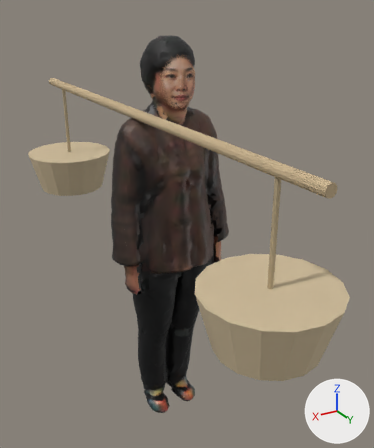
The glTF model public/models/ma/nhanvat/tp-010.glb: old version first, new version second.
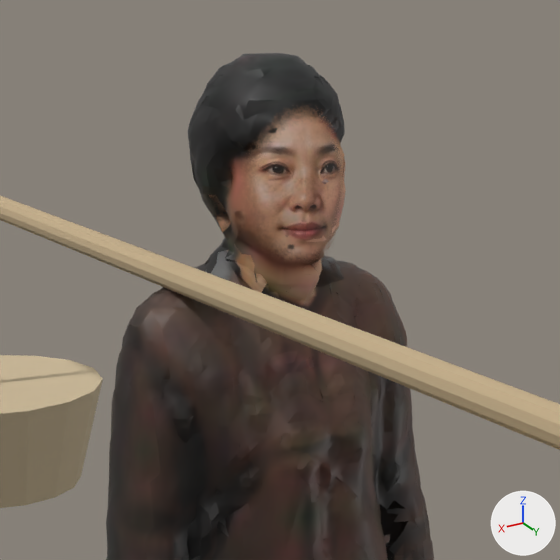
Each version appears first whole from a 50 mm camera at (0.923, 1.656, 1.72) aimed at (-0.072, -0.004, 0.89), and next in a close-up on the part from 20% to 72% of the width and 4% to 48% of the height. The axes (+X, +Y, +Z) are drawn at lower right. The lights are the same throughout. The last two pictures show the newer version. Vertices at exactly the same position are counted once.

The first close-up shows 'Body', 'Ganh'.
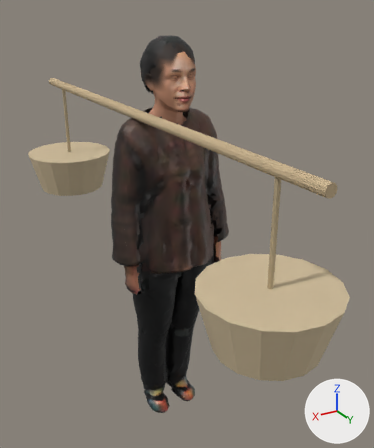
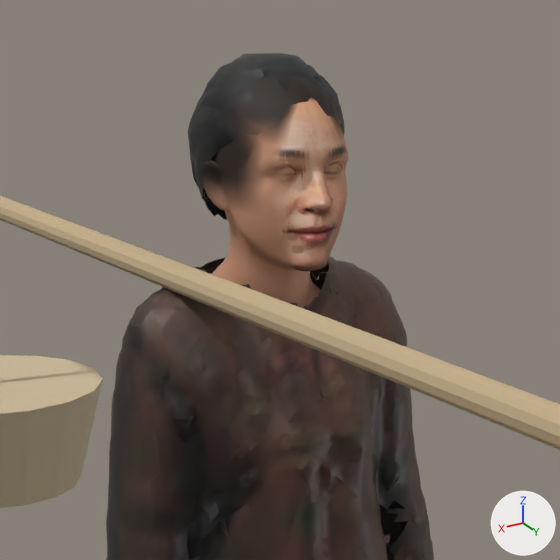
Boxes [x1, y1, x2, y2] around the edits, measured in the close-ups (560 x 560 px):
part 1 of me_body, built on: before [195, 105, 344, 303]; after [200, 74, 348, 309]
part 2 of me_body, recoloured: before [243, 141, 342, 269]; after [236, 173, 345, 253]

What changed in the scene script:
```text
Add img_dau_chuan:
    img_dau_chuan = load_image('dau-chuan', '_unpacked/dau-chuan', 1024, 1024, 'sRGB')
Add mat_dauchuan:
    mat_dauchuan = bpy.data.materials.new('DauChuan')
    # uses the picture img_dau_chuan
Change me_body:
    used by ob_body; location = (0.0, 0.0, 0.0)
    remove me_body.from_pydata(...)  # 12106 vertices, 17310 faces; spans x -0.26..0.26, y -0.16..0.15, z 0.0..1.61
    add me_body.from_pydata(...)  # 13282 vertices, 18988 faces; spans x -0.26..0.26, y -0.16..0.15, z 0.0..1.61
    me_body part 1: 106 vertices moved from x -0.06..0.09, y -0.01..0.09, z 1.34..1.57 to x -0.07..0.09, y -0.01..0.1, z 1.34..1.57; 882 vertices removed from x -0.11..0.11, y -0.08..0.09, z 1.32..1.58; 2058 vertices added at x -0.1..0.1, y -0.1..0.14, z 1.27..1.6
    me_body part 2: 46 faces spanning x -0.07..0.07, y 0.04..0.1, z 1.36..1.52 switch from mat_face2d to mat_dauchuan
    remove me_body.materials.append(mat_face)  # picture img_face
```
